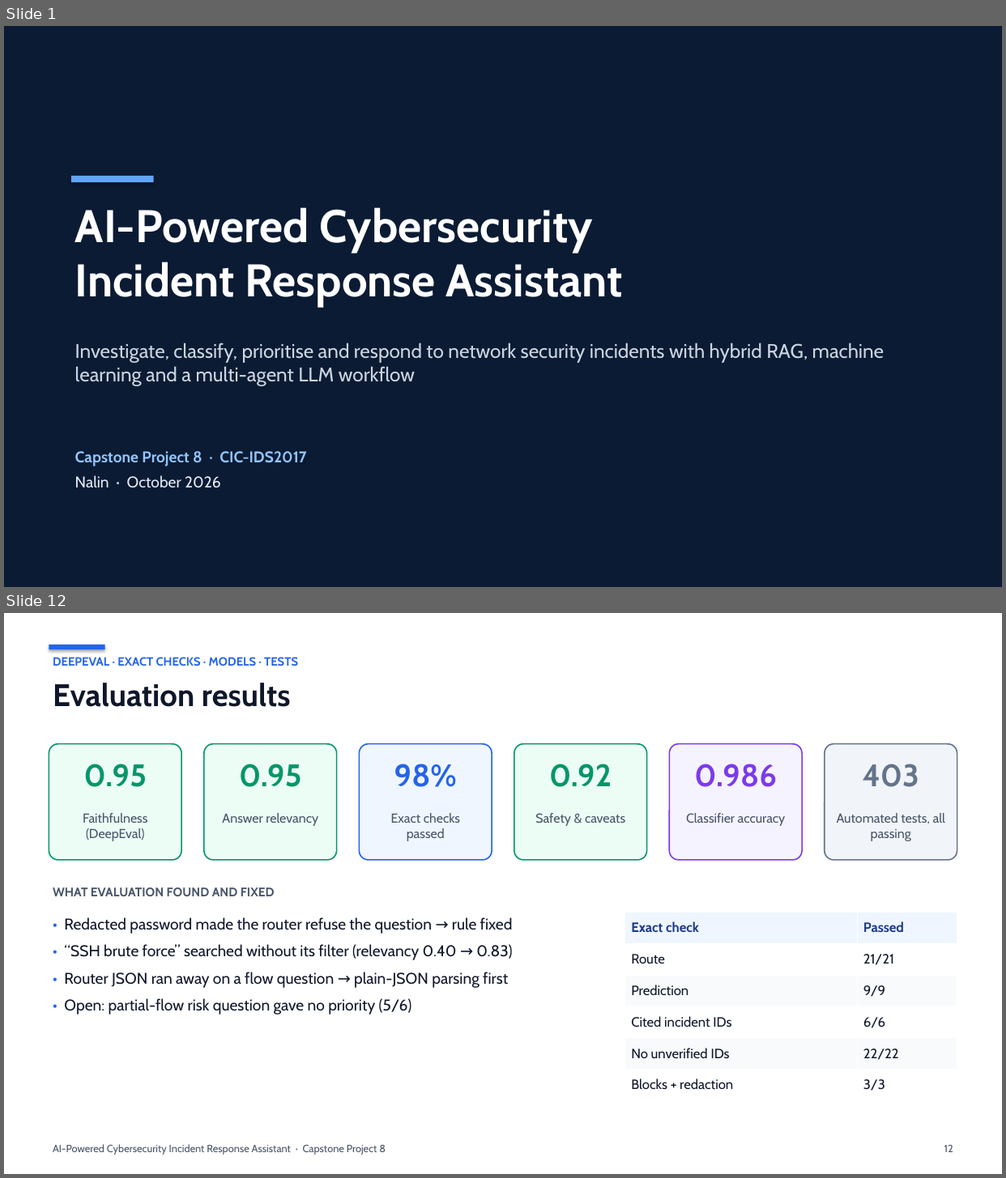
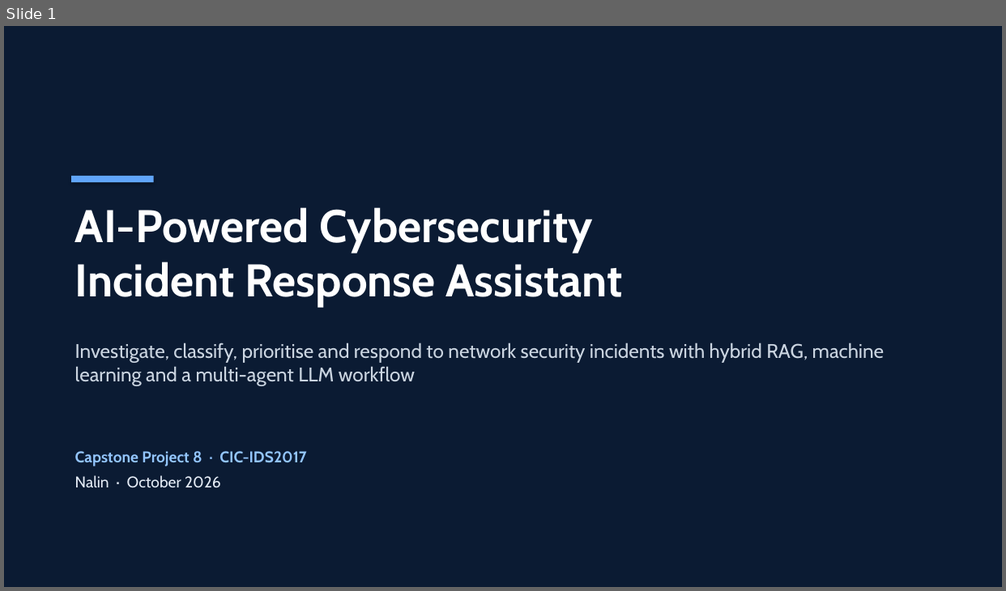
Before and after one commit to nlnkrthk/Cybersecurity-assistant, a slide deck: presentation/Project_Presentation.pptx. Shown one above the other, each under a label of ours: slides 1 and 12 before the commit, slide 1 after it; the slides between them are not shown. The pictures are 1006x1178 and 1006x591 pixels, drawn with LibreOffice and Linux fonts; fonts in the diff are those of the drawing. Boxes give left, top, right and bottom in pixels: in the first picture for what was removed or moved away, otherwise in the second. Text is boxed around its words. In the diff, an @@ line names an element or a change of style, - is before the commit and + after.

```diff
--- a/presentation/Project_Presentation.pptx
+++ b/presentation/Project_Presentation.pptx
@@ slide 12 removed at (x1=4, y1=613, x2=1002, y2=1174), background #FFFFFF @@
@@ rectangle removed at (x1=49, y1=645, x2=105, y2=649) @@
@@ text removed at (x1=53, y1=657, x2=298, y2=666) @@
-DEEPEVAL · EXACT CHECKS · MODELS · TESTS
@@ text removed at (x1=53, y1=683, x2=291, y2=707) @@
-Evaluation results
@@ rounded rectangle removed at (x1=49, y1=744, x2=181, y2=860) @@
@@ rounded rectangle removed at (x1=204, y1=744, x2=336, y2=860) @@
@@ rounded rectangle removed at (x1=359, y1=744, x2=492, y2=860) @@
@@ rounded rectangle removed at (x1=514, y1=744, x2=647, y2=860) @@
@@ rounded rectangle removed at (x1=670, y1=744, x2=802, y2=860) @@
@@ rounded rectangle removed at (x1=825, y1=744, x2=957, y2=860) @@
@@ text removed at (x1=84, y1=764, x2=147, y2=787) @@
-0.95
@@ text removed at (x1=239, y1=764, x2=301, y2=787) @@
-0.95
@@ text removed at (x1=394, y1=764, x2=457, y2=787) @@
-98%
@@ text removed at (x1=549, y1=764, x2=612, y2=787) @@
-0.92
@@ text removed at (x1=694, y1=764, x2=777, y2=787) @@
-0.986
@@ text removed at (x1=863, y1=764, x2=919, y2=787) @@
-403
@@ text removed at (x1=83, y1=813, x2=147, y2=841) @@
-Faithfulness (DeepEval)
@@ text removed at (x1=222, y1=813, x2=318, y2=826) @@
-Answer relevancy
@@ text removed at (x1=391, y1=813, x2=460, y2=841) @@
-Exact checks passed
@@ text removed at (x1=535, y1=813, x2=625, y2=826) @@
-Safety & caveats
@@ text removed at (x1=686, y1=813, x2=786, y2=826) @@
-Classifier accuracy
@@ text removed at (x1=837, y1=813, x2=945, y2=841) @@
-Automated tests, all passing
@@ text removed at (x1=53, y1=888, x2=275, y2=897) @@
-WHAT EVALUATION FOUND AND FIXED
@@ text removed at (x1=64, y1=918, x2=513, y2=1015) @@
-• Redacted password made the router refuse the question → rule fixed
-• “SSH brute force” searched without its filter (relevancy 0.40 → 0.83)
-• Router JSON ran away on a flow question → plain-JSON parsing first
-• Open: partial-flow risk question gave no priority (5/6)
@@ table removed at (x1=625, y1=913, x2=957, y2=1101), 6 rows, 2 columns @@
-Exact check | Passed
-Route | 21/21
-Prediction | 9/9
-Cited incident IDs | 6/6
-No unverified IDs | 22/22
-Blocks + redaction | 3/3
@@ text removed at (x1=53, y1=1144, x2=386, y2=1155) @@
-AI-Powered Cybersecurity Incident Response Assistant · Capstone Project 8
@@ text removed at (x1=944, y1=1145, x2=953, y2=1152) @@
-12
```
Also in this commit, not shown: 5 slides changed, 9 slides added, 7 other slides removed, 2 other files.
